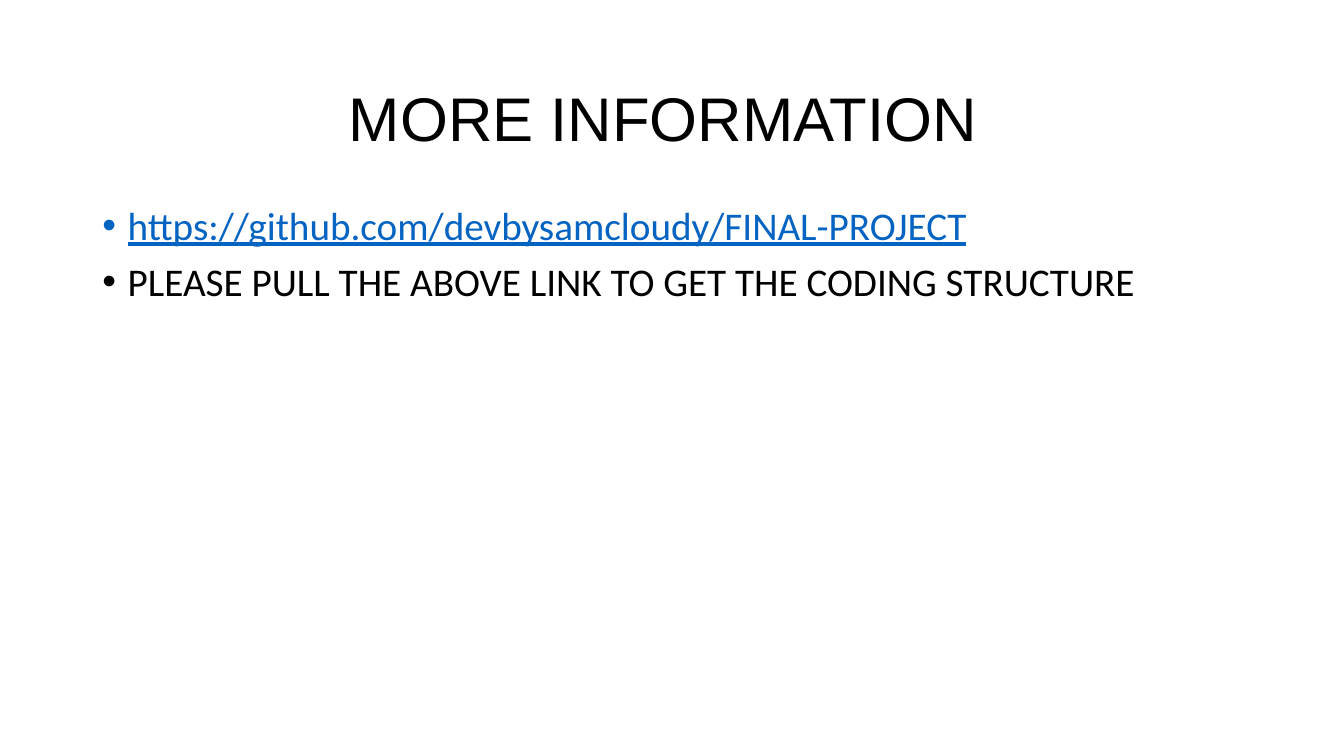
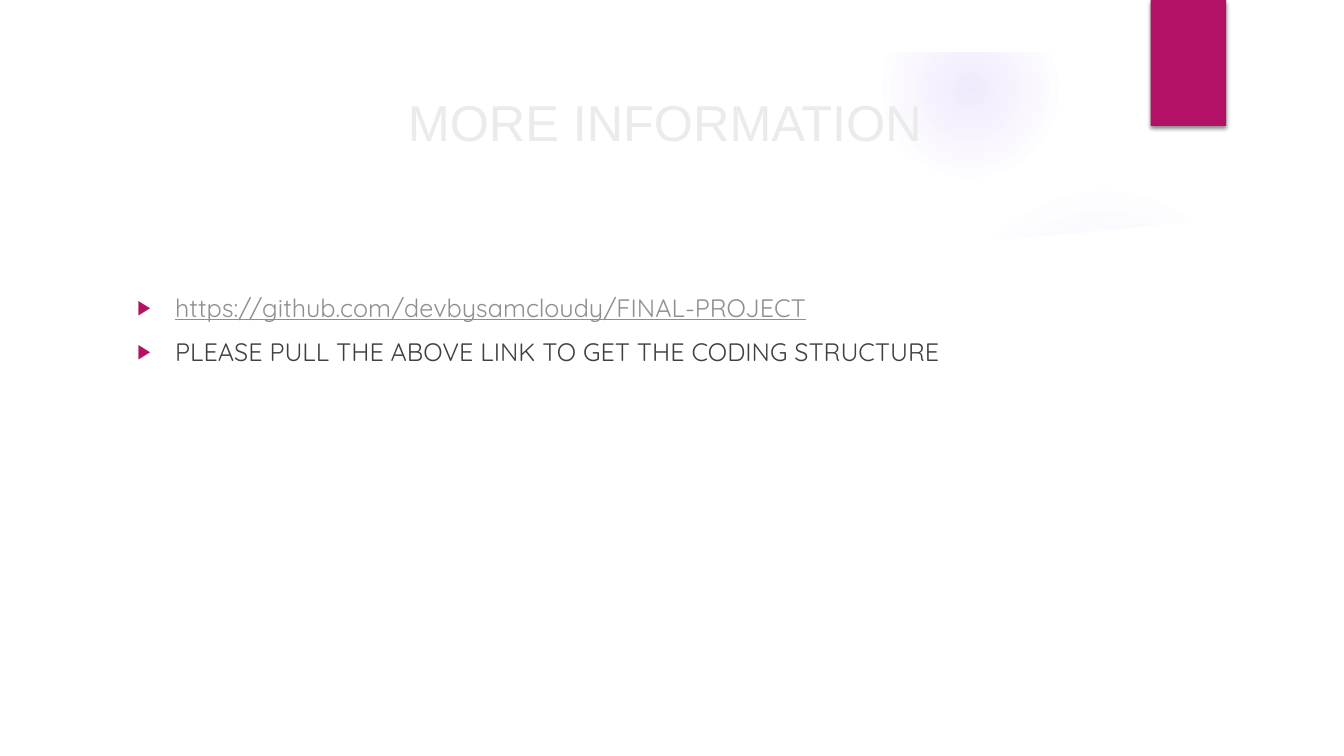
Before and after one commit to devbysamcloudy/FINAL-PROJECT, a slide deck: slide 14 of JARVIS AI Assistant.pptx. Drawn at 1344x756 pixels with LibreOffice and Linux fonts; fonts in the diff are those of the drawing; background and template pictures are left out. Boxes give left, top, right and bottom in pixels: in the first picture for what was removed or moved away, otherwise in the second. Text is boxed around its words. In the diff, an @@ line names an element or a change of style, - is before the commit and + after.

```diff
--- a/JARVIS AI Assistant.pptx
+++ b/JARVIS AI Assistant.pptx
@@ group added at [0, 0, 1344, 756]: 4 ellipses, 3 freeform shapes @@
@@ rectangle added at [1150, 0, 1226, 126], fill #B31166 @@
@@ title "MORE INFORMATION" at [93, 48, 1252, 195]: size 44 to 36 pt, text colour #000000 to #EBEBEB; line spacing 0.9 to 1 @@
@@ text "https://github.com/devbysamcloudy/FINAL-PROJECT": place and size @@
-text "https://github.com/devbysamcloudy/FINAL-PROJECT" at [128, 212, 1135, 297]
+text "https://github.com/devbysamcloudy/FINAL-PROJECT" at [175, 297, 939, 362]
@@ text "https://github.com/devbysamcloudy/FINAL-PROJECT" at [175, 297, 939, 362]: size 28 to 18 pt, font Calibri to Quicksand; text colour #0563C1 to #8F8F8F in "https://github.com/devbysamcloudy/FINAL-PROJECT"; text colour #000000 to #404040 in "PLEASE PULL THE ABOVE LINK TO GET ..."; bullet • to ▶; line spacing 0.9 to 1 @@
```
Also in this commit, not shown: 13 other slides changed, 1 slide added, 2 other files.
